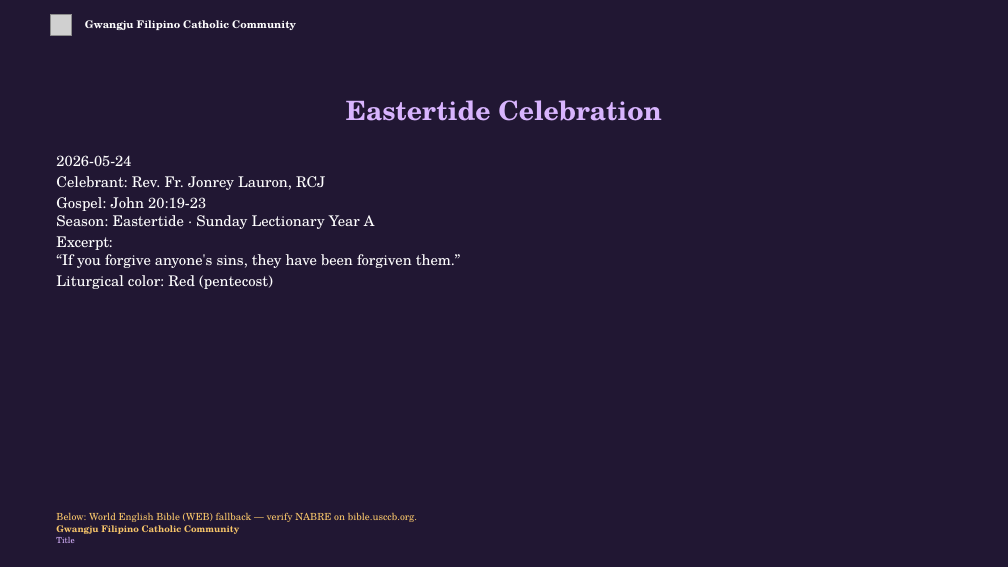
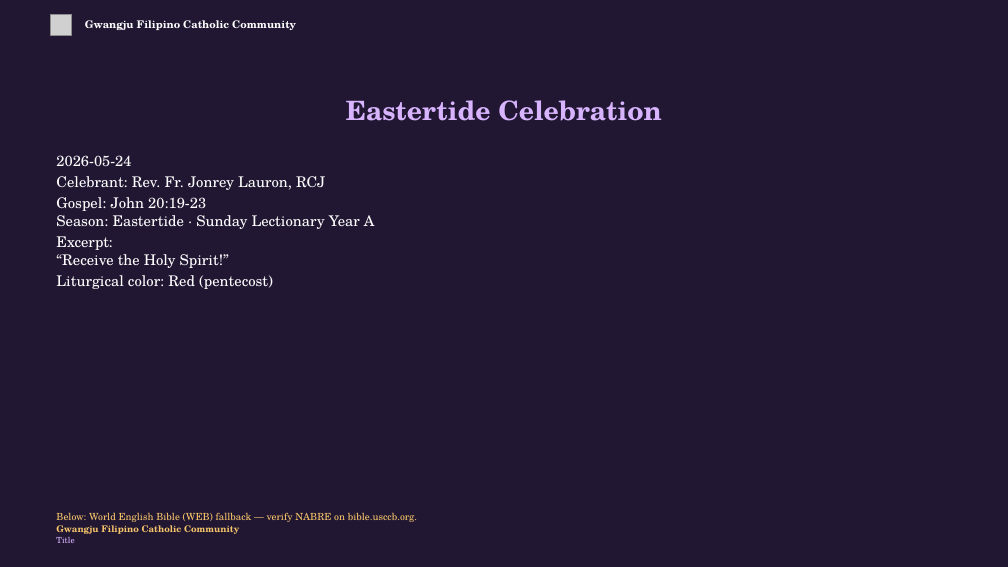
Before and after one commit to divinogabriel9/verbum, a slide deck: slide 2 of outputs/GFCC24May2026_Eastertide.pptx. Drawn at 1008x567 pixels with LibreOffice and Linux fonts; fonts in the diff are those of the drawing; grey boxes stand for pictures. Boxes give left, top, right and bottom in pixels: in the first picture for what was removed or moved away, otherwise in the second. Text is boxed around its words. In the diff, an @@ line names an element or a change of style, - is before the commit and + after.

```diff
--- a/outputs/GFCC24May2026_Eastertide.pptx
+++ b/outputs/GFCC24May2026_Eastertide.pptx
@@ text at <box>56,236,229,268</box>: text changed @@
-Excerpt:
-“If you forgive anyone's sins, they have been forgiven them.”
+Excerpt:
+“Receive the Holy Spirit!”
```
Also in this commit, not shown: 34 other slides changed, 11 slides added, 3 slides removed, 19 other files.
